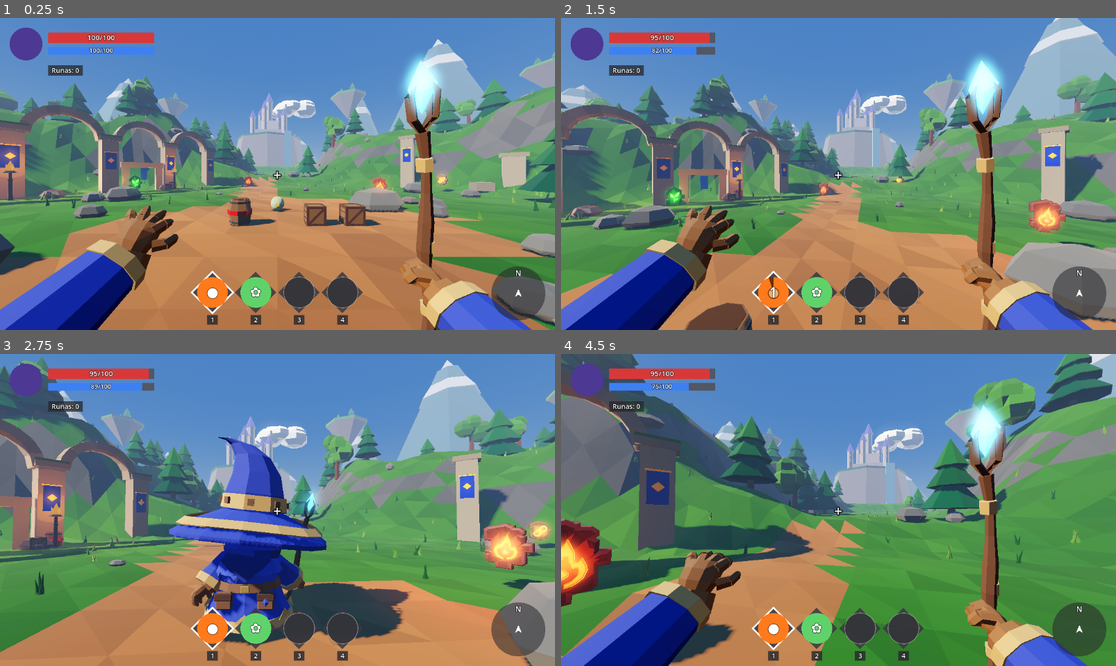
Above: before the commit, frames 1-4 (two rows, left to right).
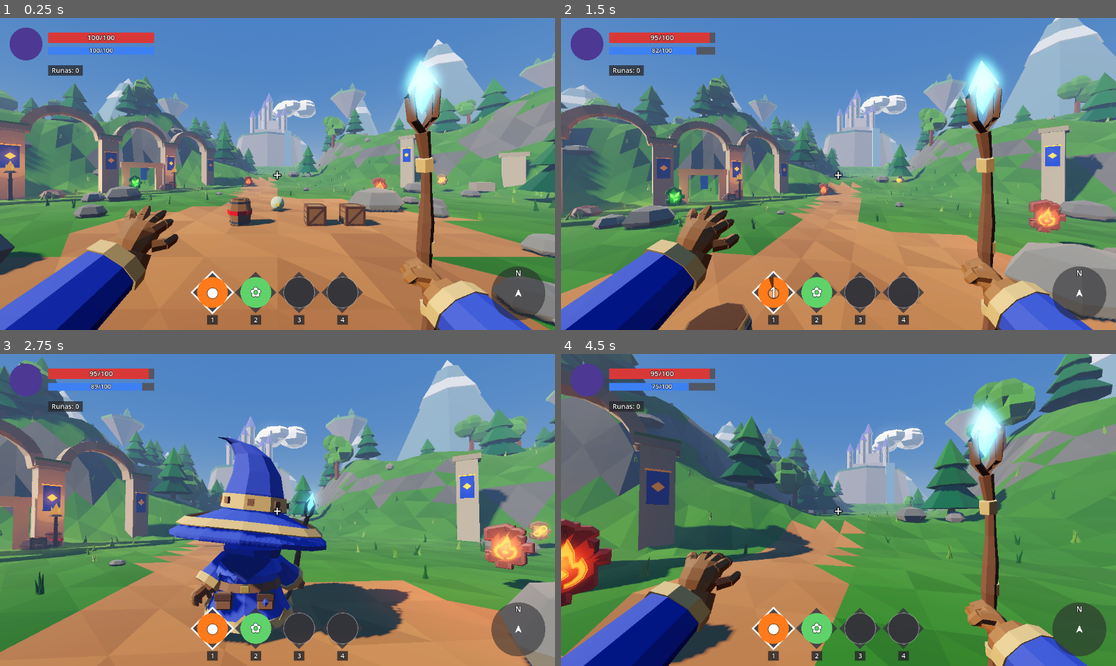
Above: after the commit, the same moments.

Repository: vitortosta4-design/Arcane-Forge
Game: Godot game, scene res://cenas/arena_teste.tscn
Two runs of this game, one before a commit and one after it. Both use one fixed random seed, a clock stepped at 60 frames per second and the inputs below.
Inputs (mouse positions are in pixels of both pictures, inside the frame that each line leads up to):
- Up to frame 1 (0.25 s): no input
- Up to frame 2 (1.5 s): tap Enter at 0.5 s; move the mouse to (866, 174) at 0.52 s; press the mouse at (866, 174) at 0.53 s; hold W (mover_frente) from 0.53 s (still down); tap Space (pular) at 0.77 s; move the mouse to (810, 174) at 1.27 s; release the mouse at (810, 174) at 1.28 s; tap E (interagir) at 1.35 s
- Up to frame 3 (2.75 s): keep holding W (mover_frente); tap Space (pular) at 1.52 s; move the mouse to (288, 503) at 2.02 s; hold C (trocar_camera) from 2.03 s (still down)
- Up to frame 4 (4.5 s): keep holding W (mover_frente); move the mouse to (832, 516) at 2.77 s; release C (trocar_camera) at 2.78 s; click (832, 516) at 2.85 s; tap Space (pular) at 3.02, 3.77 s; move the mouse to (877, 513) at 3.52 s; hold E (interagir) 3.53-4.28 s; move the mouse to (794, 506) at 4.27 s; tap C (trocar_camera) at 4.35 s

The runs differ from the first frame. In frame 1, less than 0.1% of the frame differs, in the area x 23-81%, y 50-55%; in frame 2, 0.4%; in frame 3, 0.5%; in frame 4, 0.5%, in the area x 0-6%, y 58-76%.

Commit message:
Runa: cor de base do símbolo escurecida para não estourar em rosa
Co-Authored-By: Claude Opus 5.5 <noreply@anthropic.com>
Claude-Session: https://claude.ai/code/session_011N1HNTAgFQZbY8DxdUKc5s

Diff:
--- a/jogo/scripts/forja/runa_coletavel.gd
+++ b/jogo/scripts/forja/runa_coletavel.gd
@@ -110,5 +110,7 @@
 				var mat := n.get_active_material(i) as StandardMaterial3D
 				if mat and mat.emission_enabled and mat.albedo_color.v < 0.1:
 					var copia := mat.duplicate() as StandardMaterial3D
-					copia.albedo_color = mat.emission
+					# Escurecida: com a cor cheia, sol mais emissão estouravam o
+					# símbolo para rosa-claro de longe (achado do crítico, 23/10).
+					copia.albedo_color = mat.emission.darkened(0.6)
 					n.set_surface_override_material(i, copia)
Not shown, changed: evidencias/fase-2/runas_v4/clareira.png
Not shown, changed: evidencias/fase-2/runas_v4/runa_perto.png
